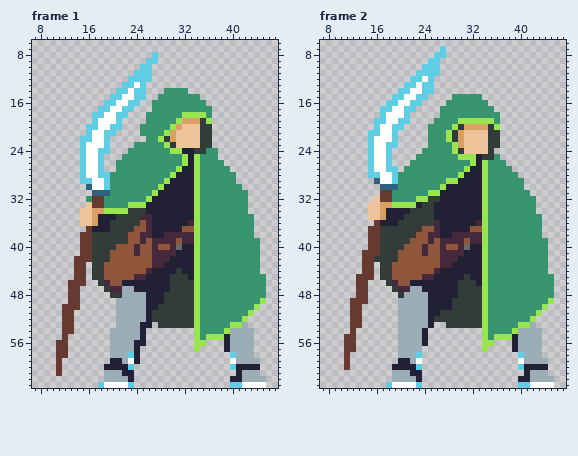
Two versions of one pixel-art file, Source/Aseprite/Player/Idle.aseprite. Above: the version before the commit.
64x64 pixels, 4 frames. Shown: frame 1: x 7..47, y 6..63; frame 2: x 7..47, y 6..63. The commit also changed other frames, which this record leaves out.
And afterwards:
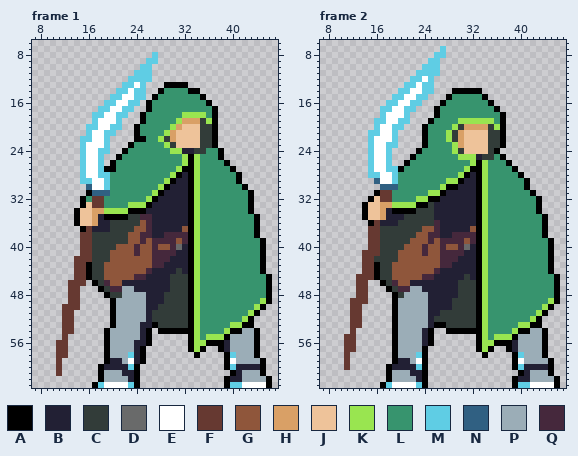
Palette (. is transparent): A #000000  B #222034  C #323c39  D #696a6a  E #ffffff  F #663931  G #8f563b  H #d9a066  J #eec39a  K #99e550  L #37946e  M #5fcde4  N #306082  P #9badb7  Q #45283c
From old to new:
layer "Outline" added
Changed rows in their new state; - is an unchanged pixel.
Frame 1, layer "Outline":
first column x 14:
13 ---------------AAAA--------------
14 --------------A----AA------------
15 -------------A-------A-----------
16 ------------A---------A----------
17 ------------A----------A---------
18 -----------A-----------A---------
19 -----------A-----------A---------
20 ----------A------------A---------
21 ----------A------------A---------
22 ----------AA-----------A---------
23 ---------A-------------A---------
24 --------A---------------A--------
25 -------A-----------A----A--------
26 ------A------------A-----A-------
27 -----AA-----------AA------A------
28 -----------------A-A-------A-----
29 ----------------A--A-------A-----
30 ---------------A---A--------A----
31 --A-----------A----A---------A---
32 -A-----------A-----A---------A---
33 -A----------A------A---------A---
34 A--------AAA-------A---------A---
35 A----AAAA----------A----------A--
36 A------------------A----------A--
37 -A-----------------A----------A--
38 -------------------A----------A--
39 -------------------A-----------A-
40 -------------------A-----------A-
41 -------------------A-----------A-
42 -------------------A-----------A-
43 --A----------------A-----------A-
44 --A----------------A-----------A-
45 --A----------------A------------A
46 ---A---------------A------------A
47 ----A--------------A------------A
48 -----A-------------A------------A
49 ------A------------A------------A
50 ------A------------A-----------A-
51 ------A------------A----------A--
52 ------A------------A---------A---
53 ------A------A-----A--------AA---
54 -----A------A-AAAAAA------AA--A--
55 -----A------A------A-----A----A--
56 -----A------A------A--AAA-----A--
57 -----A-----A-------A-A--A-----A--
58 -----A-----A--------A----A----A--
59 -----A-----A-------------A-----A-
60 ----A-----A--------------A-----A-
61 ----A-----A---------------A----A-
62 ----A-----A--------------A------A
63 ---A------A--------------A------A
Frame 2, layer "Outline":
first column x 14:
14 ---------------AAAAA-------------
15 --------------A-----A------------
16 -------------A-------A-----------
17 ------------A---------A----------
18 ------------A----------A---------
19 -----------A-----------A---------
20 ----------A------------A---------
21 ----------A------------A---------
22 ----------A------------A---------
23 ----------A------------A---------
24 ---------A------------A----------
25 --------A--------------A---------
26 -------A-----------A----A--------
27 ------A-----------AA-----A-------
28 -----------------A-A------A------
29 ----------------A--A-------A-----
30 --------------AA---A-------A-----
31 --A----------A-----A--------A----
32 -A---------AA------A---------A---
33 A--------AA--------A---------A---
34 A----AAAA----------A---------A---
35 A------------------A----------A--
36 -A-----------------A----------A--
37 -------------------A----------A--
38 -------------------A----------A--
39 -------------------A-----------A-
40 -------------------A-----------A-
41 -------------------A-----------A-
42 -------------------A-----------A-
43 --A----------------A-----------A-
44 --A----------------A-----------A-
45 --A----------------A------------A
46 ---A---------------A------------A
47 ----A--------------A------------A
48 -----A-------------A------------A
49 -----A-------------A------------A
50 -----A-------------A-----------A-
51 -----A-------------A----------A--
52 -----A-------------A---------A---
53 -----A------AA-----A--------AA---
54 -----A-----A--AAAAAA------AA--A--
55 -----A-----A-------A-----A----A--
56 -----A-----A-------A--AAA-----A--
57 -----A----A--------A-A--A-----A--
58 -----A----A---------A----A----A--
59 -----A----A--------------A-----A-
60 ----A-----A--------------A-----A-
61 ----A-----A---------------A----A-
62 ----A-----A--------------A------A
63 ---A------A--------------A------A
